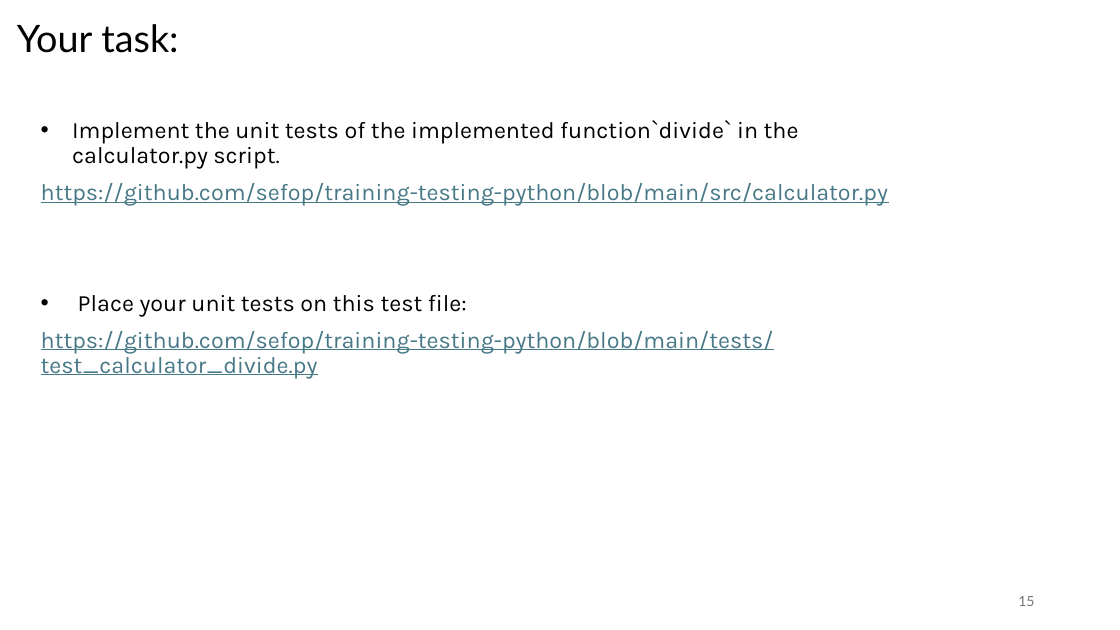
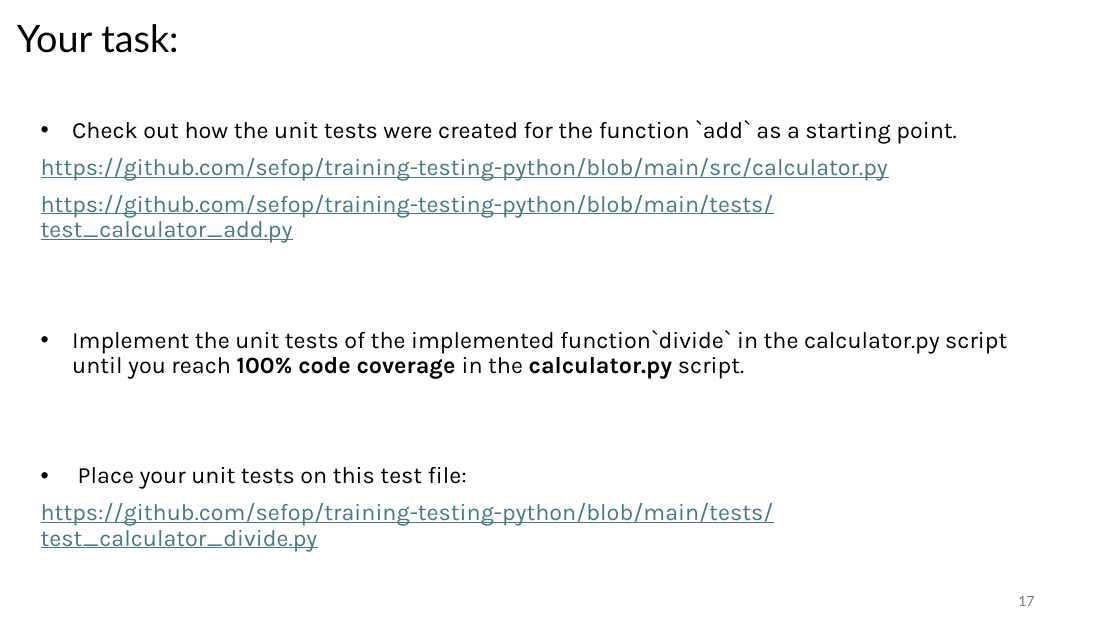
Before and after one commit to sefop/training-testing-python, a slide deck: slide 17 of exercises/unit-tests/instructions.pptx (slide 15 before the commit). Drawn at 1120x630 pixels with LibreOffice and Linux fonts; fonts in the diff are those of the drawing. Boxes give left, top, right and bottom in pixels: in the first picture for what was removed or moved away, otherwise in the second. Text is boxed around its words. In the diff, an @@ line names an element or a change of style, - is before the commit and + after.

```diff
--- a/exercises/unit-tests/instructions.pptx
+++ b/exercises/unit-tests/instructions.pptx
@@ text at (x1=72, y1=120, x2=956, y2=144): text changed @@
-• Implement the unit tests of the implemented function`divide` in the calculator.py script.
+• Check out how the unit tests were created for the function `add` as a starting point.
@@ text at (x1=41, y1=195, x2=1007, y2=378): paragraphs added @@
+https://github.com/sefop/training-testing-python/blob/main/tests/test_calculator_add.py
+• Implement the unit tests of the implemented function`divide` in the calculator.py script until you reach 100% code coverage in the calculator.py script.
@@ page number at (x1=1018, y1=596, x2=1034, y2=606): text changed @@
-15
+17
```
Also in this commit, not shown: 3 other slides changed, 2 slides added, 2 other files.
